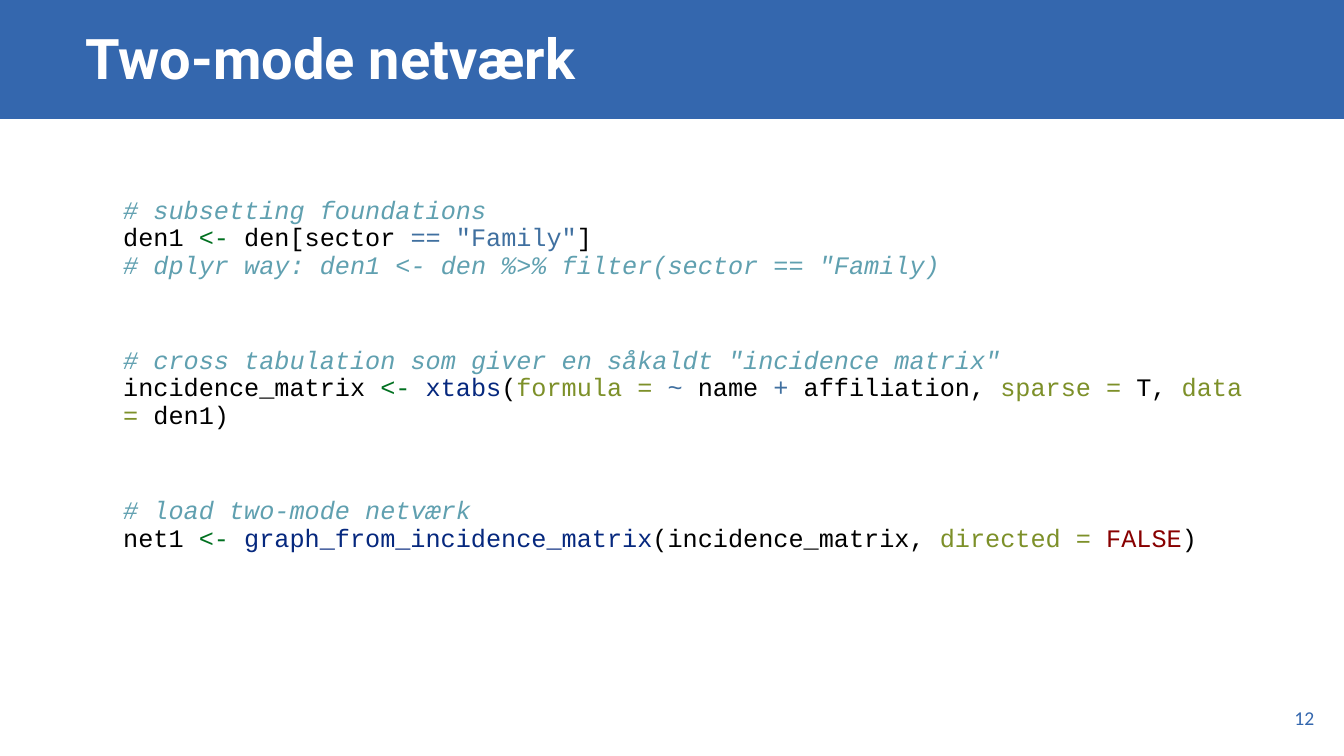
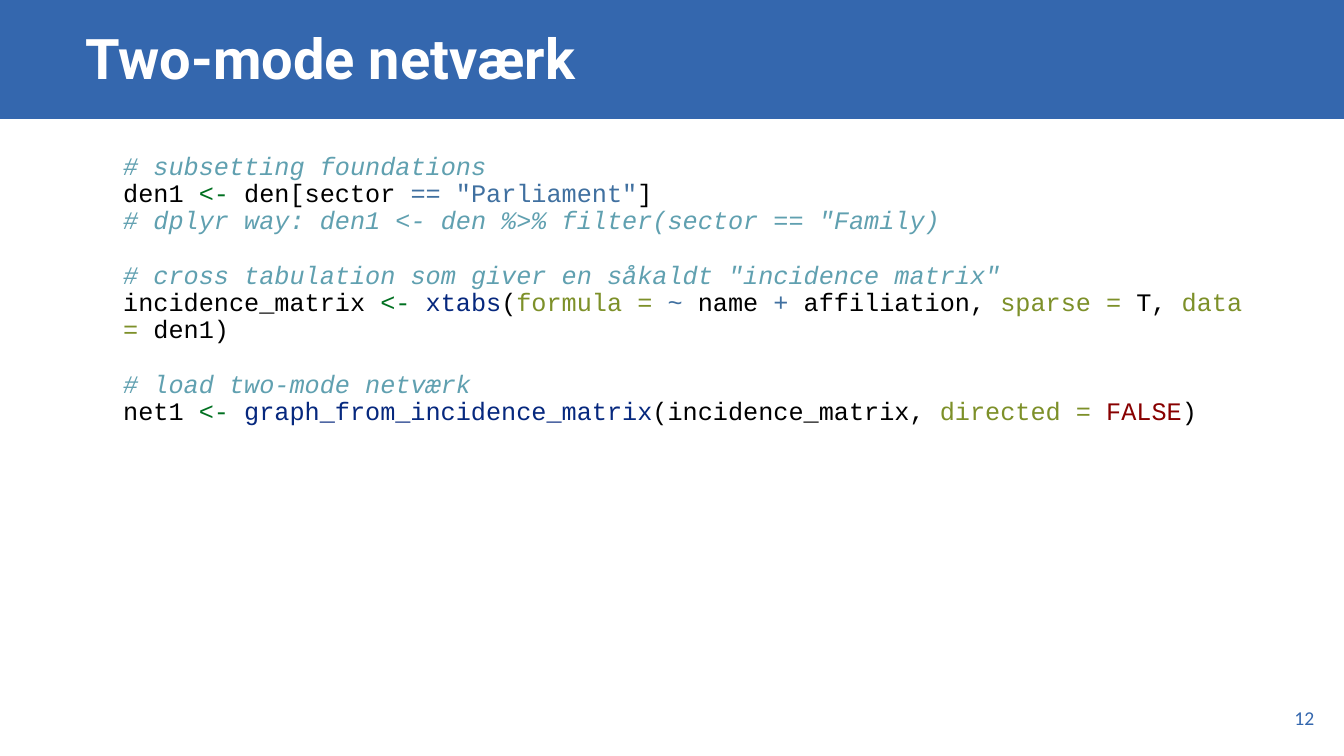
Before and after one commit to GamerdingerA/agamerdinger, a slide deck: slide 12 of content/teaching/virksomhedsstrategi/lektion01-powerpoint.pptx. Drawn at 1344x756 pixels with LibreOffice and Linux fonts; fonts in the diff are those of the drawing. Boxes give left, top, right and bottom in pixels: in the first picture for what was removed or moved away, otherwise in the second. Text is boxed around its words. In the diff, an @@ line names an element or a change of style, - is before the commit and + after.

```diff
--- a/content/teaching/virksomhedsstrategi/lektion01-powerpoint.pptx
+++ b/content/teaching/virksomhedsstrategi/lektion01-powerpoint.pptx
@@ text at [123, 157, 1242, 426]: text changed @@
-# subsetting foundations
-den1 <- den[sector == "Family"]
-# dplyr way: den1 <- den %>% filter(sector == "Family)
-# cross tabulation som giver en såkaldt "incidence matrix"
-incidence_matrix <- xtabs(formula = ~ name + affiliation, sparse = T, data = den1)
-# load two-mode netværk
-net1 <- graph_from_incidence_matrix(incidence_matrix, directed = FALSE)
+# subsetting foundations
+den1 <- den[sector == "Parliament"]
+# dplyr way: den1 <- den %>% filter(sector == "Family)
+# cross tabulation som giver en såkaldt "incidence matrix"
+incidence_matrix <- xtabs(formula = ~ name + affiliation, sparse = T, data = den1)
+# load two-mode netværk
+net1 <- graph_from_incidence_matrix(incidence_matrix, directed = FALSE)
```
Also in this commit, not shown: 11 other slides changed, 1 slide added, 1 slide removed, 1 other file.
